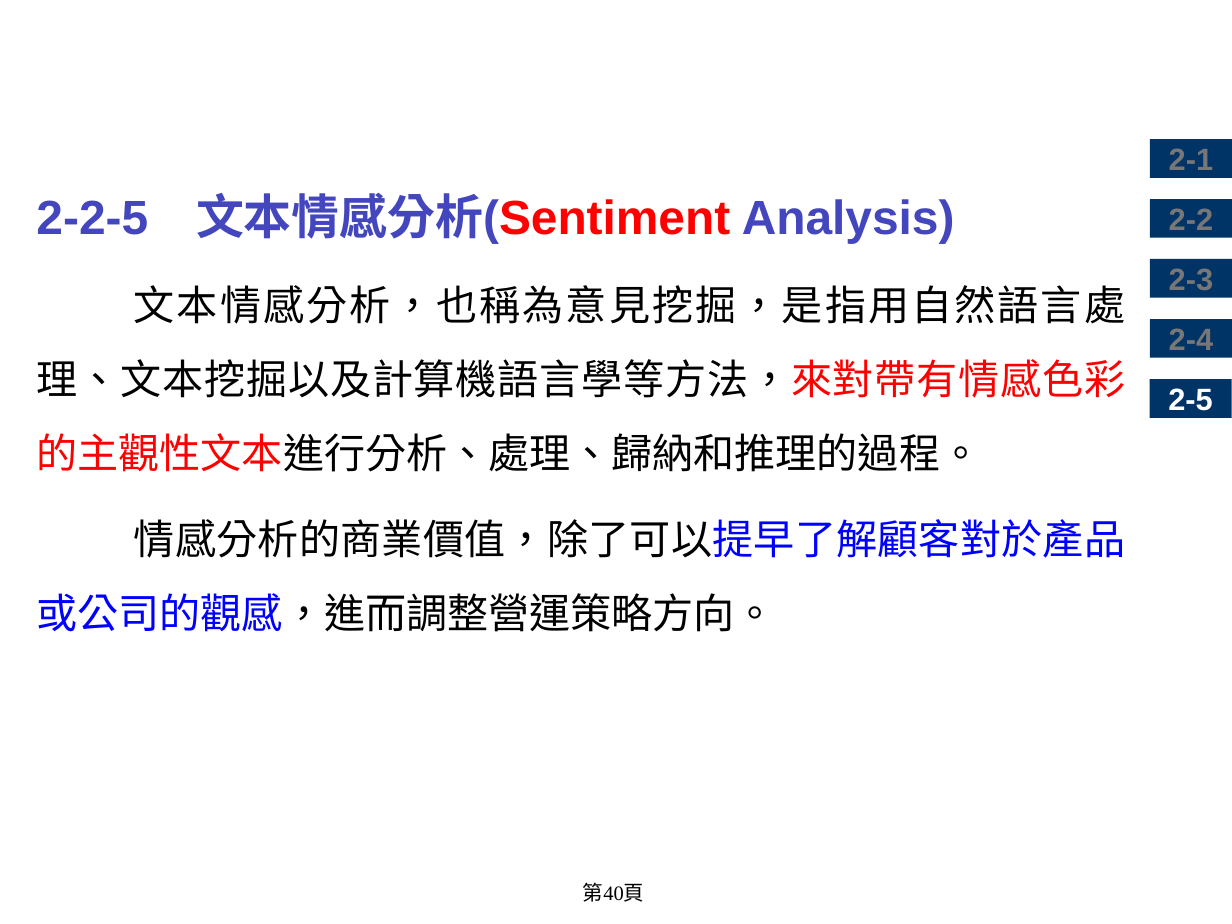
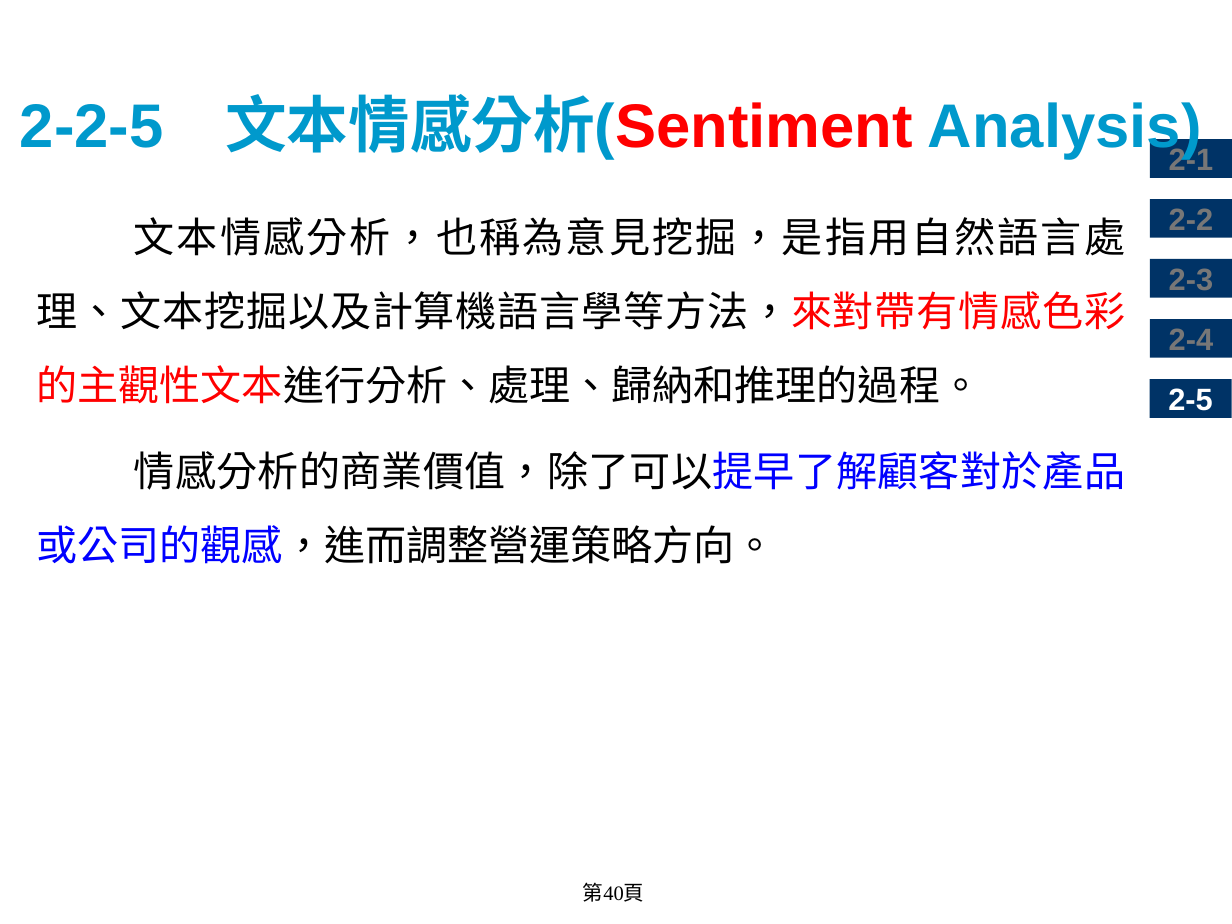
Before and after one commit to chih-chengwu/Artificial-Intelligence-MD, a slide deck: slide 40 of 2.人工智慧應用.pptx. Drawn at 1232x924 pixels with LibreOffice and Linux fonts; fonts in the diff are those of the drawing; background and template pictures are left out. Boxes give left, top, right and bottom in pixels: in the first picture for what was removed or moved away, otherwise in the second. Text is boxed around its words. In the diff, an @@ line names an element or a change of style, - is before the commit and + after.

```diff
--- a/2.人工智慧應用.pptx
+++ b/2.人工智慧應用.pptx
@@ title added at <box>20,94,1202,160</box>, 36 pt, text #0099CC, bold @@
+2-2-5 文本情感分析(Sentiment Analysis)
@@ text at <box>36,193,955,244</box>: paragraph removed @@
-2-2-5 文本情感分析(Sentiment Analysis)
```
Also in this commit, not shown: 43 other slides changed, 14 slides added, 14 slides removed, 3 other files.
